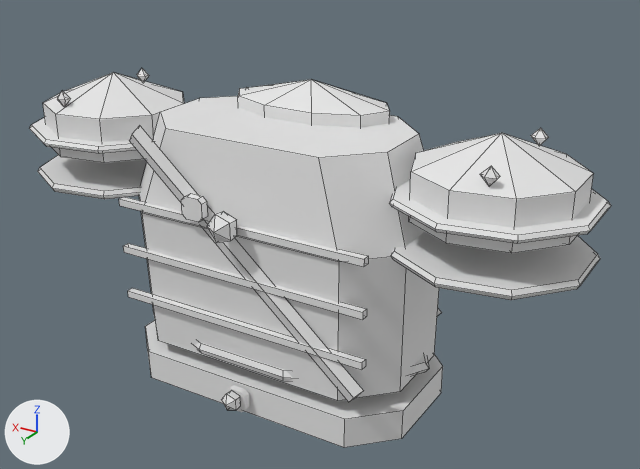
Two versions of the FBX model roblox/art/armor/armor_bow_legendary.fbx, one commit apart.
Both versions are drawn from a camera (50 mm lens) standing at (-3.15, 4.78, 2.64) and looking at (-0.22, -0.09, 0.21). The lights are fixed; the arrows at lower left show +X, +Y and +Z. The first picture is the older version. Mesh edges are drawn as thin lines on the coarser meshes. Where no turn or scale is listed for an object, it has been applied to the vertices.

Names of what the first picture shows: 'Belt_Leather', 'Chest', 'Chest_Glow', 'Chest_Grade', 'Chest_Leather', 'Chest_Trim', 'Shoulder_L', 'Shoulder_L_Grade', 'Shoulder_L_Trim', 'Shoulder_R', 'Shoulder_R_Grade', 'Shoulder_R_Trim' and 2 more.
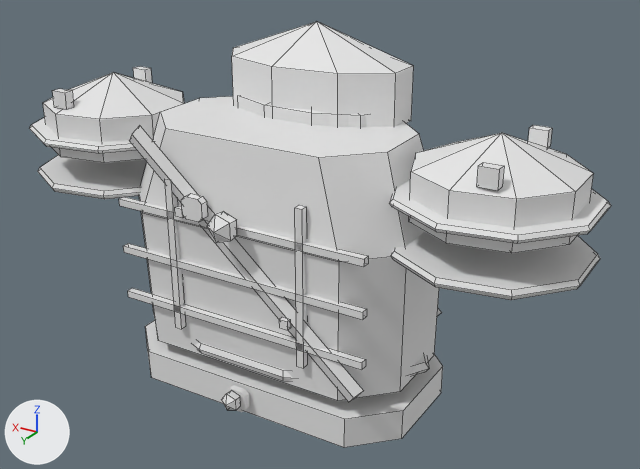
Pixel boxes (x1, y1, x2, y2) of what changed, in the pictures (640 x 469 px; the box of a moved part takes in the faces that stretch with it):
'Chest_Trim', reshaped
    before: (238, 80, 390, 128)
    after: (232, 22, 413, 128)
'Shoulder_L_Grade', reshaped
    before: (389, 128, 611, 244)
    after: (389, 125, 611, 244)
'Chest_Grade', reshaped
    before: (181, 193, 429, 381)
    after: (175, 193, 429, 381)
'Shoulder_R_Grade', reshaped
    before: (29, 69, 153, 154)
    after: (29, 66, 153, 154)
part 1 of me_chest, added
    after: (295, 205, 307, 368)
part 2 of me_chest, added
    after: (165, 178, 186, 329)
part 3 of me_shoulder_l_grade, moved or reshaped
    before: (480, 166, 500, 187)
    after: (477, 162, 504, 191)
part 4 of me_shoulder_l_grade, moved or reshaped
    before: (531, 128, 549, 145)
    after: (528, 125, 552, 148)
part 5 of me_chest_trim, added
    after: (232, 22, 413, 127)
part 6 of me_shoulder_r_grade, moved or reshaped
    before: (57, 91, 70, 107)
    after: (52, 89, 73, 109)
part 7 of me_shoulder_r_grade, moved or reshaped
    before: (137, 69, 149, 81)
    after: (133, 66, 152, 83)
part 8 of me_chest_grade, added
    after: (175, 206, 184, 218)
part 9 of me_chest_grade, added
    after: (279, 317, 291, 330)

The change in detail:
me_chest is used by ob_chest; location (0.0, 0.0, 0.2).
me_chest had 48 vertices, 36 faces and spanned x -1.07..1.07, y -0.57..0.62, z -0.8..0.8.
me_chest now has 64 vertices, 48 faces and spans x -1.07..1.07, y -0.57..0.62, z -0.8..0.8.
me_chest part 1: a new loose piece, a box spanning x -0.525..-0.475, y 0.575..0.625, z -0.6..0.5, in mat_armor_bow_legendary_chest (white #e7e7e7).
me_chest part 2: a new loose piece, a box spanning x 0.475..0.525, y 0.575..0.625, z -0.6..0.5, in mat_armor_bow_legendary_chest (white #e7e7e7).
me_shoulder_l_grade is used by ob_shoulder_l_grade; location (-1.5, 0.0, 0.42).
me_shoulder_l_grade had 41 vertices, 40 faces and spanned x -0.619..0.659, y -0.629..0.629, z 0.315..0.68.
me_shoulder_l_grade now has 43 vertices, 32 faces and spans x -0.619..0.659, y -0.629..0.629, z 0.315..0.68.
me_shoulder_l_grade part 3: 2 vertices moved from x -0.149..-0.081, y 0.38..0.395, z 0.62 to x -0.16..-0.04, y 0.456, z 0.68; 5 vertices removed from x -0.149..-0.04, y 0.42..0.46, z 0.56..0.68; 6 vertices added at x -0.16..-0.04, y 0.384..0.456, z 0.56..0.68.
me_shoulder_l_grade part 4: 1 vertex moved from x -0.149, y -0.445, z 0.62 to x -0.04, y -0.384, z 0.68; 6 vertices removed from x -0.149..-0.04, y -0.46..-0.38, z 0.56..0.68; 7 vertices added at x -0.16..-0.04, y -0.456..-0.384, z 0.56..0.68.
me_chest_grade is used by ob_chest_grade; location (0.0, 0.0, 0.2).
me_chest_grade had 46 vertices, 32 faces and spanned x -1.13..1.13, y -0.6..0.67, z -0.78..0.43.
me_chest_grade now has 62 vertices, 44 faces and spans x -1.13..1.13, y -0.6..0.67, z -0.78..0.43.
me_chest_grade part 8: a new loose piece, a box spanning x 0.37..0.43, y 0.622..0.658, z 0.27..0.33, in mat_armor_bow_legendary_chest_grade (white #e7e7e7).
me_chest_grade part 9: a new loose piece, a box spanning x -0.43..-0.37, y 0.622..0.658, z -0.33..-0.27, in mat_armor_bow_legendary_chest_grade (white #e7e7e7).
me_chest_trim is used by ob_chest_trim; location (0.0, 0.0, 0.2).
me_chest_trim had 22 vertices, 30 faces and spanned x -0.606..0.606, y -0.637..-0.043, z 0.628..1.02.
me_chest_trim now has 42 vertices, 57 faces and spans x -0.667..0.71, y -0.795..-0.043, z 0.628..1.4.
me_chest_trim part 5: a new loose piece of 20 vertices spanning x -0.667..0.71, y -0.795..-0.045, z 0.65..1.4, in mat_armor_bow_legendary_chest_trim (white #e7e7e7).
me_shoulder_r_grade is used by ob_shoulder_r_grade; location (1.5, 0.0, 0.42).
me_shoulder_r_grade had 41 vertices, 40 faces and spanned x -0.619..0.659, y -0.629..0.629, z 0.315..0.68.
me_shoulder_r_grade now has 43 vertices, 32 faces and spans x -0.619..0.659, y -0.629..0.629, z 0.315..0.68.
me_shoulder_r_grade part 6: 2 vertices moved from x 0.051..0.119, y 0.38..0.395, z 0.62 to x 0.04..0.16, y 0.456, z 0.68; 5 vertices removed from x 0.051..0.16, y 0.42..0.46, z 0.56..0.68; 6 vertices added at x 0.04..0.16, y 0.384..0.456, z 0.56..0.68.
me_shoulder_r_grade part 7: 1 vertex moved from x 0.051, y -0.445, z 0.62 to x 0.16, y -0.384, z 0.68; 6 vertices removed from x 0.051..0.16, y -0.46..-0.38, z 0.56..0.68; 7 vertices added at x 0.04..0.16, y -0.456..-0.384, z 0.56..0.68.
